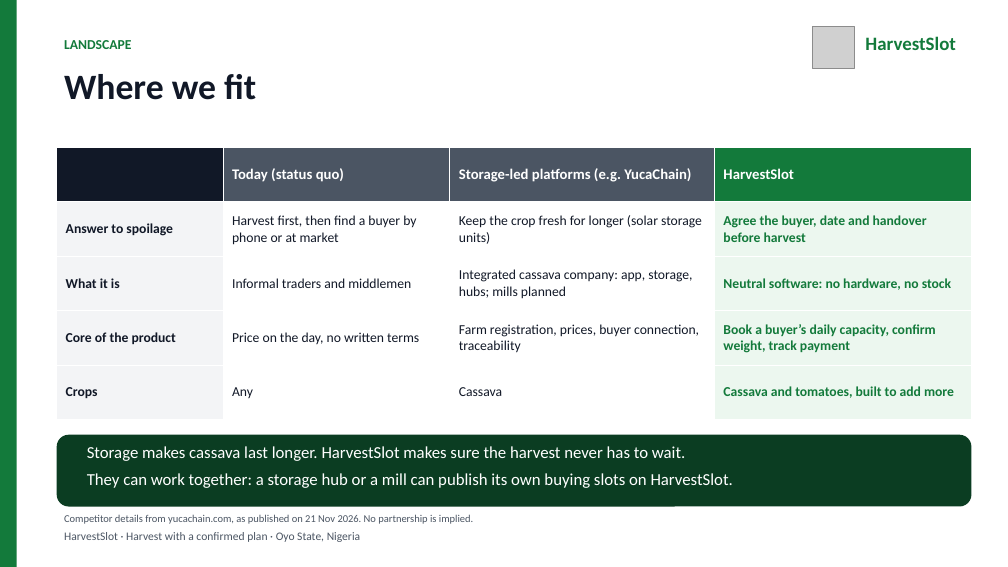
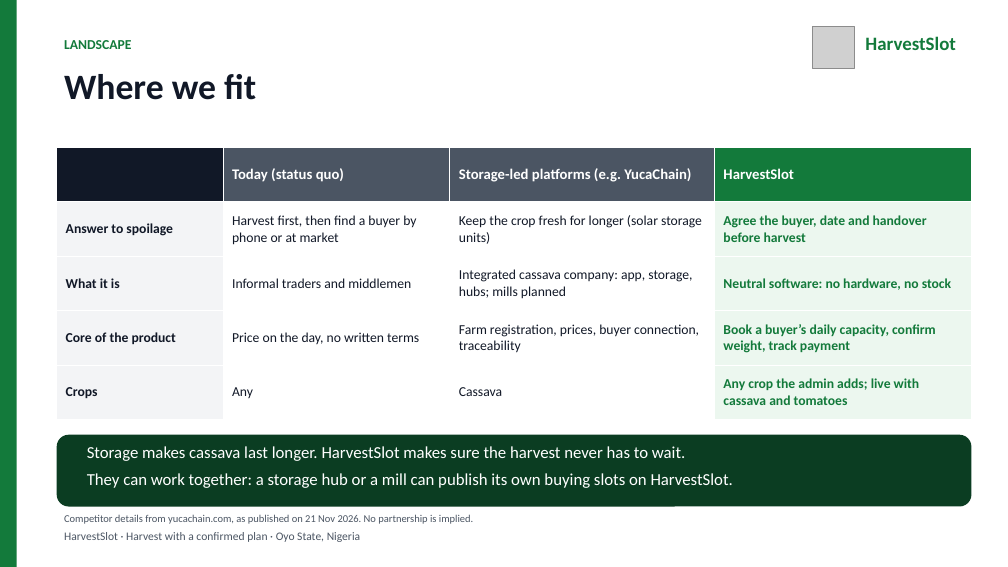
Before and after one commit to kobiowuquadri/harvestslot, a slide deck: slide 6 of docs/HarvestSlot-Pitch-Deck-v3.pptx. Drawn at 1008x567 pixels with LibreOffice and Linux fonts; fonts in the diff are those of the drawing; grey boxes stand for pictures. Boxes give left, top, right and bottom in pixels: in the first picture for what was removed or moved away, otherwise in the second. Text is boxed around its words. In the diff, an @@ line names an element or a change of style, - is before the commit and + after.

```diff
--- a/docs/HarvestSlot-Pitch-Deck-v3.pptx
+++ b/docs/HarvestSlot-Pitch-Deck-v3.pptx
@@ table at (57, 147, 972, 420) @@
-row 5, column 4: Cassava and tomatoes, built to add more
+row 5, column 4: Any crop the admin adds; live with cassava and tomatoes
```
Also in this commit, not shown: 6 other slides changed, 53 other files.
